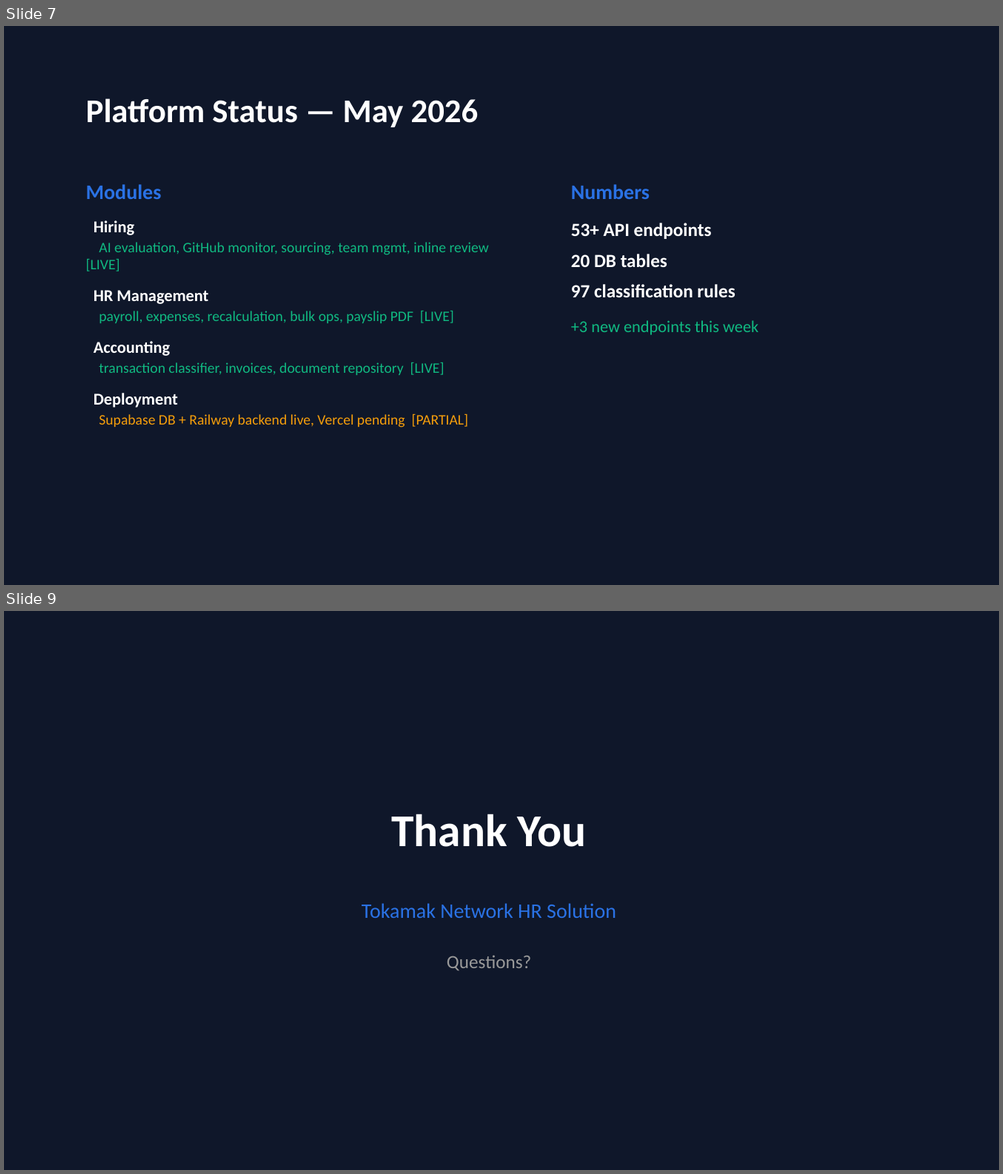
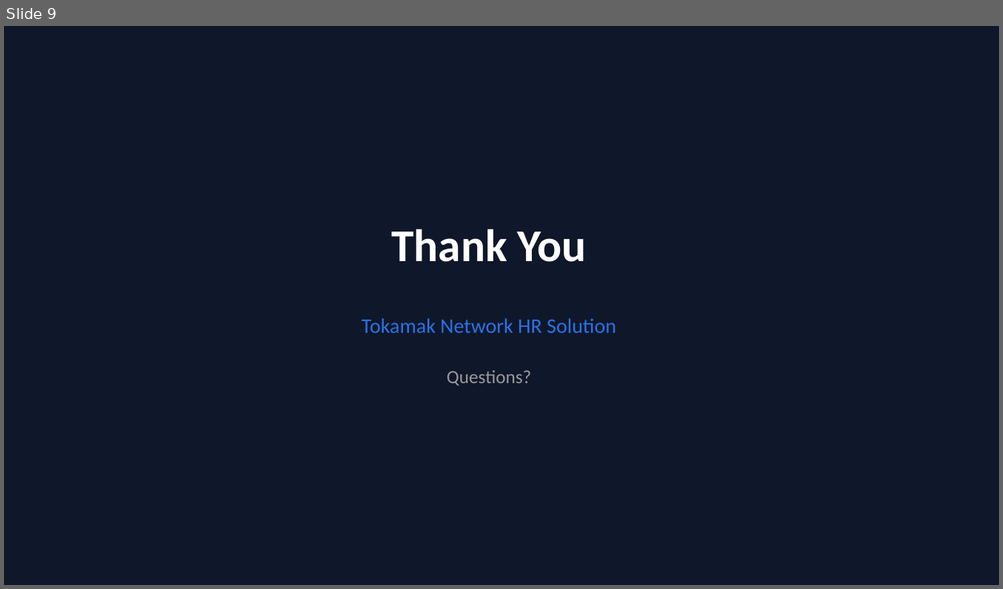
Before and after one commit to tokamak-network/hr-automation-process, a slide deck: docs/10. update-2026-05-28.pptx. Shown one above the other, each under a label of ours: slides 7 and 9 before the commit, slide 9 after it; the slides between them are not shown. The pictures are 1003x1174 and 1003x589 pixels, drawn with LibreOffice and Linux fonts; fonts in the diff are those of the drawing. Boxes give left, top, right and bottom in pixels: in the first picture for what was removed or moved away, otherwise in the second. Text is boxed around its words. In the diff, an @@ line names an element or a change of style, - is before the commit and + after.

```diff
--- a/docs/10. update-2026-05-28.pptx
+++ b/docs/10. update-2026-05-28.pptx
@@ slide 7 removed at bbox=[4, 26, 999, 585], background #0F172A @@
@@ text removed at bbox=[86, 99, 478, 127] @@
-Platform Status — May 2026
@@ text removed at bbox=[86, 184, 489, 428] @@
-Modules
-Hiring
-AI evaluation, GitHub monitor, sourcing, team mgmt, inline review [LIVE]
-HR Management
-payroll, expenses, recalculation, bulk ops, payslip PDF [LIVE]
-Accounting
-transaction classifier, invoices, document repository [LIVE]
-Deployment
-Supabase DB + Railway backend live, Vercel pending [PARTIAL]
@@ text removed at bbox=[571, 184, 758, 335] @@
-Numbers
-53+ API endpoints
-20 DB tables
-97 classification rules
-+3 new endpoints this week
```
Also in this commit, not shown: 6 slides changed, 2 slides added, 1 other slide removed, 1 other file.
